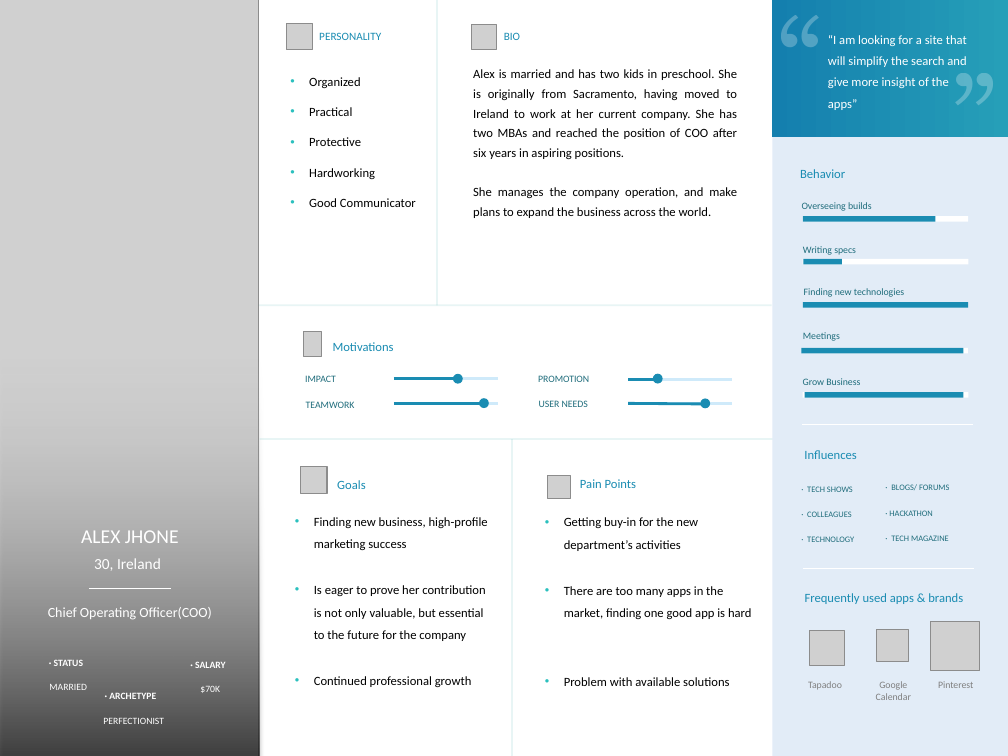
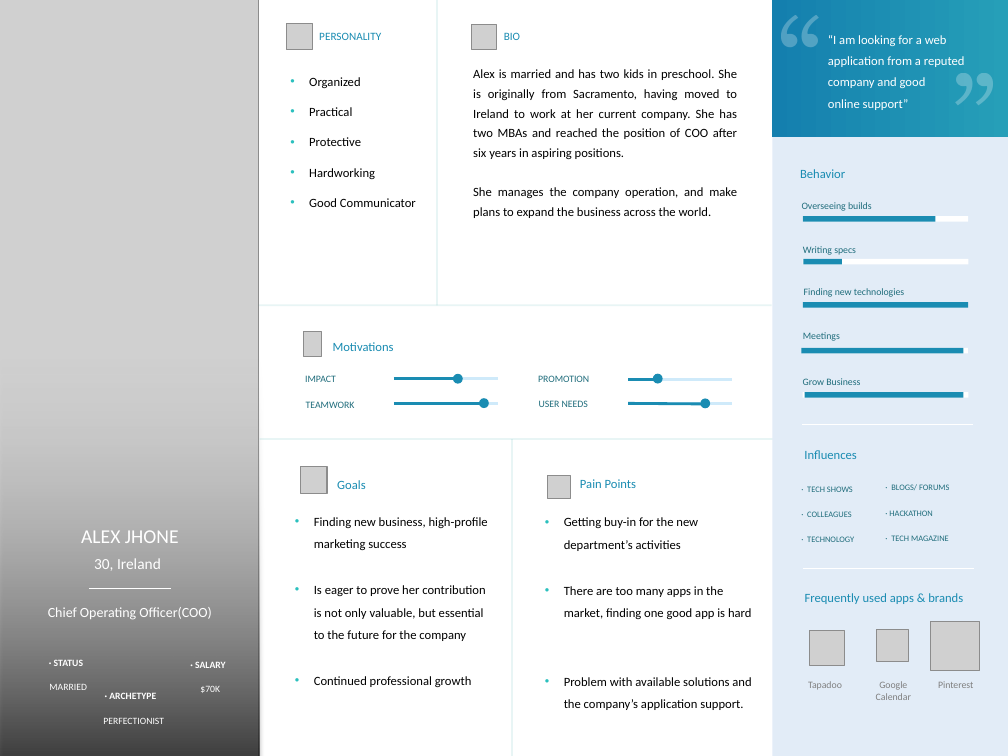
Before and after one commit to WIT-Vibin-2021/UX-Design, a slide deck: slide 1 of Assignment 2 Main/Document/User-personas-justinmind-Template/User-personas-justinmind-Template.pptx. Drawn at 1008x756 pixels with LibreOffice and Linux fonts; fonts in the diff are those of the drawing; grey boxes stand for pictures. Boxes give left, top, right and bottom in pixels: in the first picture for what was removed or moved away, otherwise in the second. Text is boxed around its words. In the diff, an @@ line names an element or a change of style, - is before the commit and + after.

```diff
--- a/Assignment 2 Main/Document/User-personas-justinmind-Template/User-personas-justinmind-Template.pptx
+++ b/Assignment 2 Main/Document/User-personas-justinmind-Template/User-personas-justinmind-Template.pptx
@@ text at [828, 35, 965, 110]: text changed @@
-“I am looking for a site that will simplify the search and give more insight of the apps”
+“I am looking for a web application from a reputed company and good
+online support”
@@ text at [564, 677, 751, 710]: text changed @@
-• Problem with available solutions
+• Problem with available solutions and the company’s application support.
```
Also in this commit, not shown: 2 other files.
